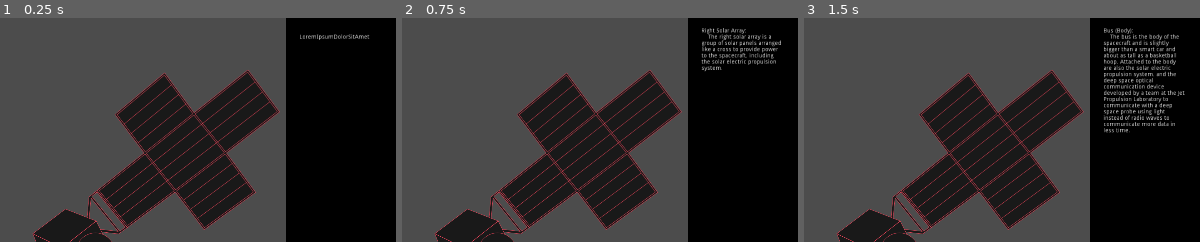
Above: before the commit, frames 1-3 (left to right).
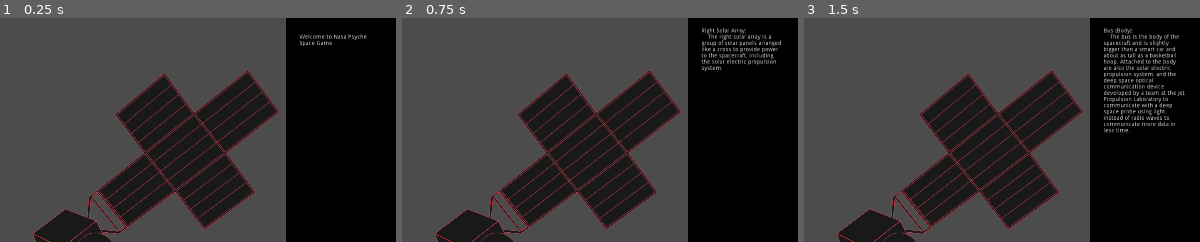
Above: after the commit, the same moments.

Repository: kyle-stevens/NASA-PSYCHE-15G-GODOT
Game: Godot game, scene res://TestScne.tscn
Two runs of this game, one before a commit and one after it. Both use one fixed random seed, a clock stepped at 60 frames per second and the inputs below.
Inputs (mouse positions are % of the whole screen's width and height, from its top left):
- Up to frame 1 (0.25 s): no input
- Up to frame 2 (0.75 s): tap Enter at 0.5 s; move the mouse to (17, 36) at 0.52 s; click (17, 36) at 0.6 s
- Up to frame 3 (1.5 s): tap Space at 1.25 s; move the mouse to (6, 12) at 1.27 s; click (6, 12) at 1.35 s
The pictures show only the part of the screen within x 50-100%, y 0-50%; the shares and areas given below are measured in that part.

The runs differ from the first frame. In frame 1, 0.3% of the frame differs, in the area x 75-94%, y 7-13%; in frame 2, nothing differs; in frame 3, nothing differs.

Commit message:
Update UI.tscn

Diff:
--- a/Drag And Drop Demo/UI.tscn
+++ b/Drag And Drop Demo/UI.tscn
@@ -20,8 +20,7 @@
 margin_right = 1888.0
 margin_bottom = 1024.0
 text = "
-LoremIpsumDolorSitAmet
-"
+Welcome to Nasa Psyche Space Game"
 scroll_active = false
 __meta__ = {
 "_edit_use_anchors_": false
